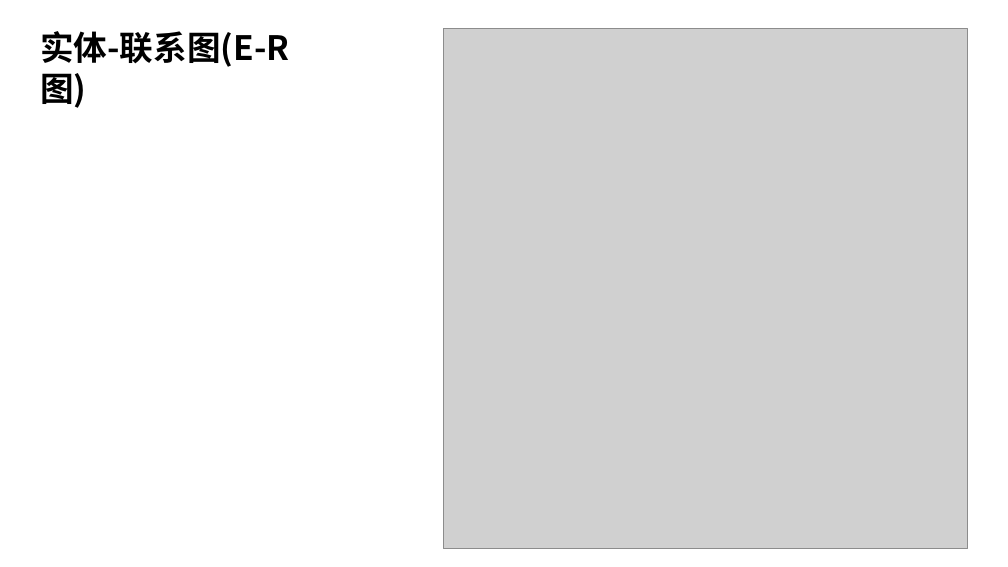
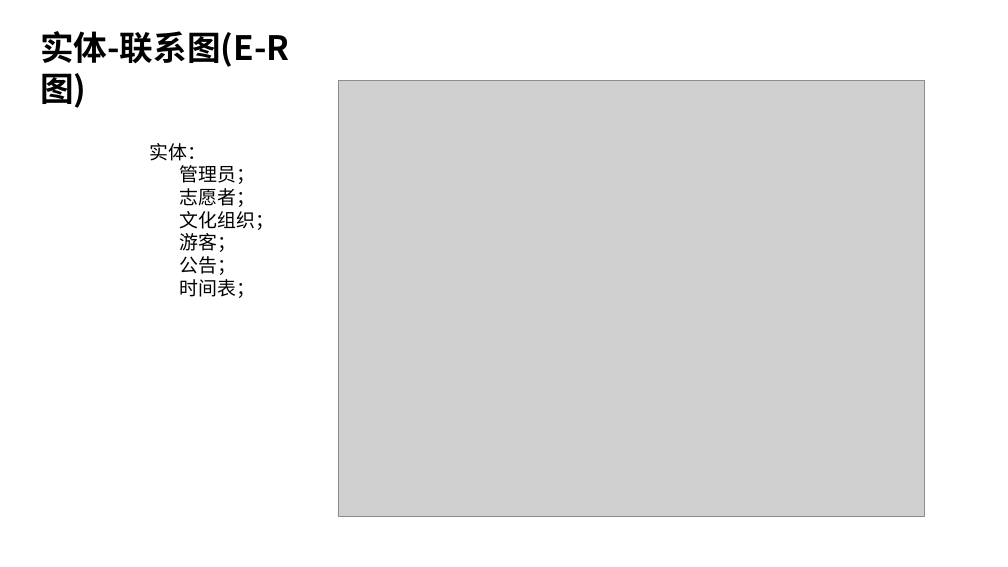
Before and after one commit to scxdhr020629/SE2022-G09, a slide deck: slide 13 of item/需求分析/SE2022_G09_需求分析.pptx (slide 14 before the commit). Drawn at 1008x567 pixels with LibreOffice and Linux fonts; fonts in the diff are those of the drawing; grey boxes stand for pictures; background and template pictures are left out. Boxes give left, top, right and bottom in pixels: in the first picture for what was removed or moved away, otherwise in the second. Text is boxed around its words. In the diff, an @@ line names an element or a change of style, - is before the commit and + after.

```diff
--- a/item/需求分析/SE2022_G09_需求分析.pptx
+++ b/item/需求分析/SE2022_G09_需求分析.pptx
@@ picture: place and size @@
-picture at [443, 29, 968, 549]
+picture at [338, 81, 924, 516]
@@ text added at [150, 143, 274, 298], 18 pt, text #000000 @@
+实体：
+管理员；
+志愿者；
+文化组织；
+游客；
+公告；
+时间表；
```
Also in this commit, not shown: 9 other slides changed, 2 slides removed, 7 other files.
